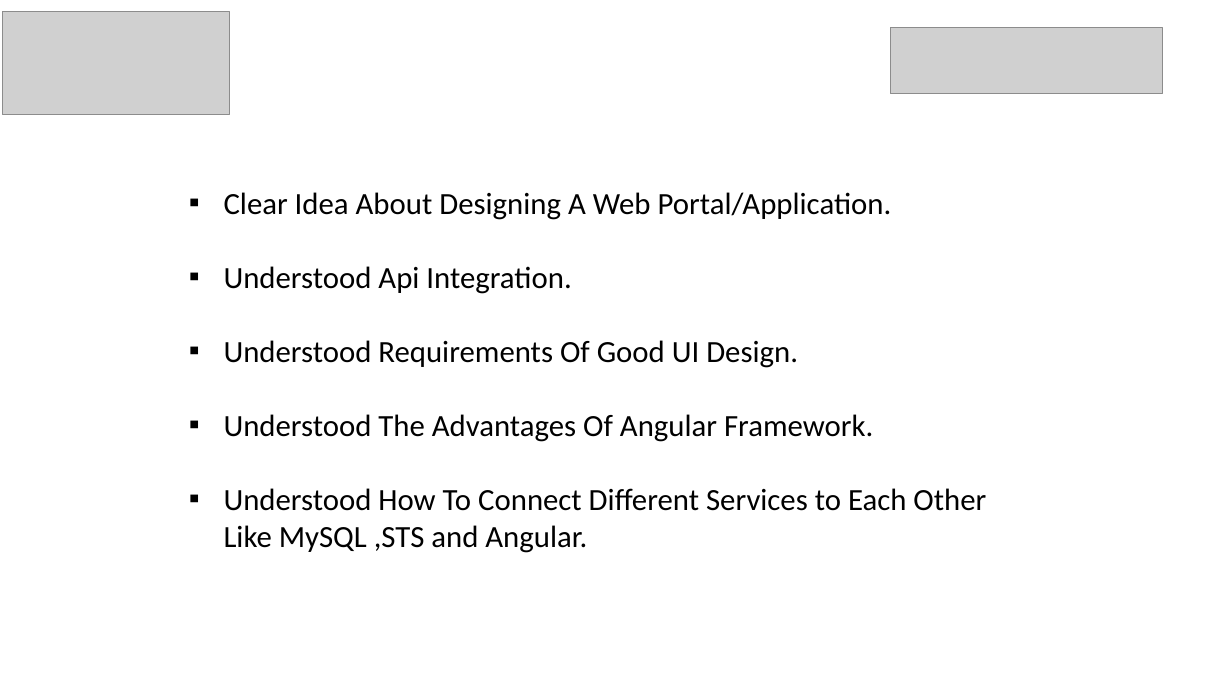
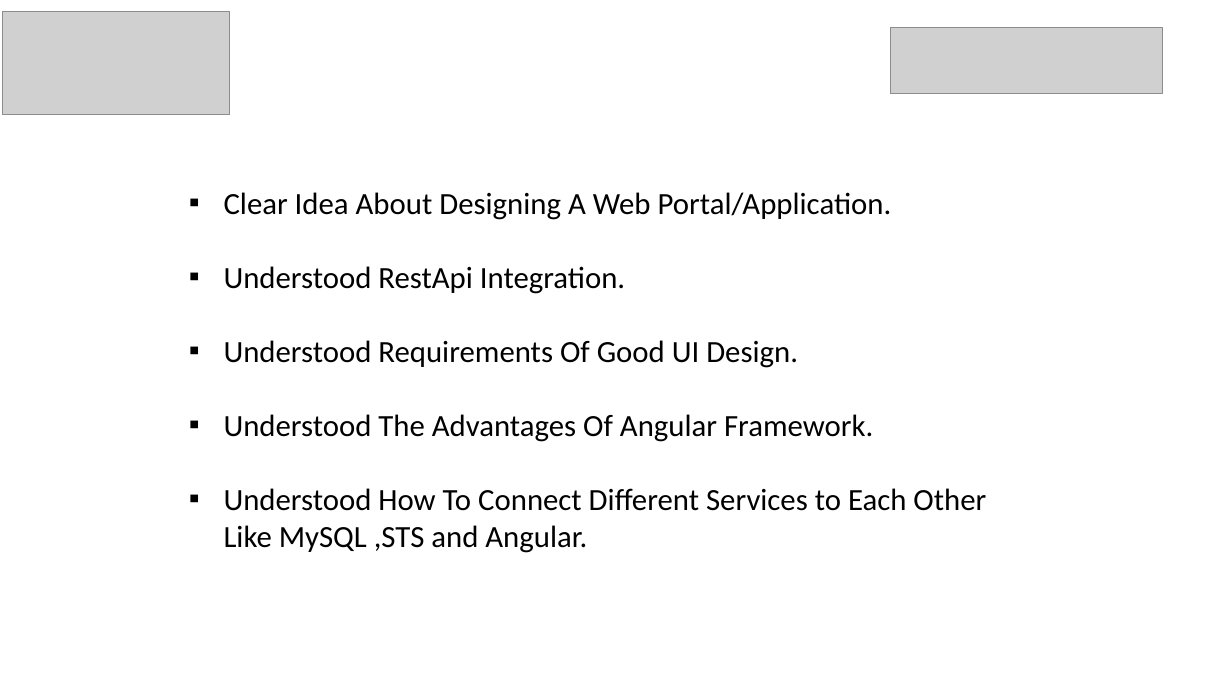
Before and after one commit to Sudhanshup7408/OnlineTrafficChallanPortal, a slide deck: slide 9 of MajorProject.pptx (slide 8 before the commit). Drawn at 1232x693 pixels with LibreOffice and Linux fonts; fonts in the diff are those of the drawing; grey boxes stand for pictures; background and template pictures are left out. Boxes give left, top, right and bottom in pixels: in the first picture for what was removed or moved away, otherwise in the second. Text is boxed around its words. In the diff, an @@ line names an element or a change of style, - is before the commit and + after.

```diff
--- a/MajorProject.pptx
+++ b/MajorProject.pptx
@@ text at [224,266,625,294]: text changed @@
-▪ Understood Api Integration.
+▪ Understood RestApi Integration.
```
Also in this commit, not shown: 2 other slides changed, 1 slide added, 3 other files.
